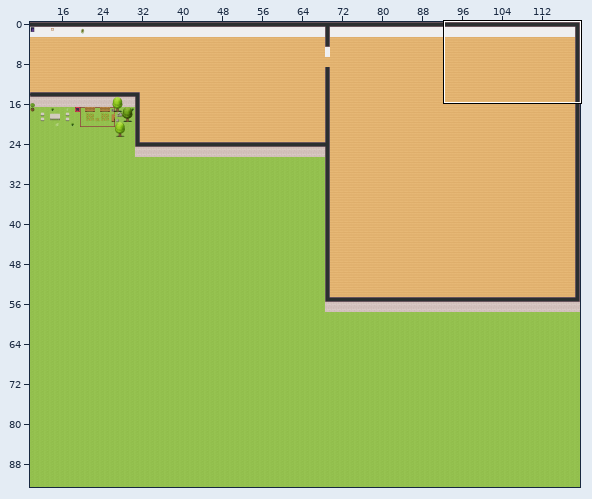
Tiled map (JSON) -- maps/map.tmj. Above, an overview of the earlier version with the close-up marked.
Close-up. Before the commit:
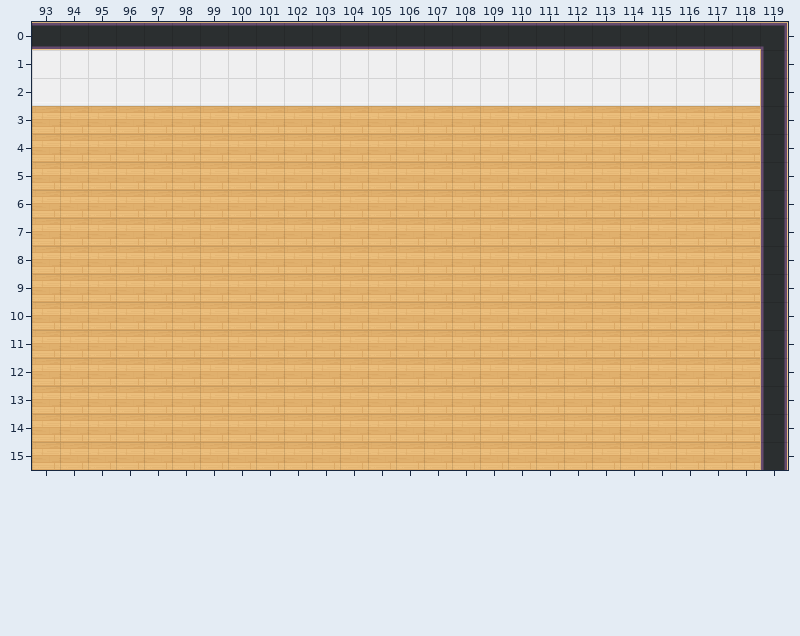
Cells are 32x32 px. Shown: x 93..119, y 0..15. The commit also changed other parts of the map, which this record leaves out.
After:
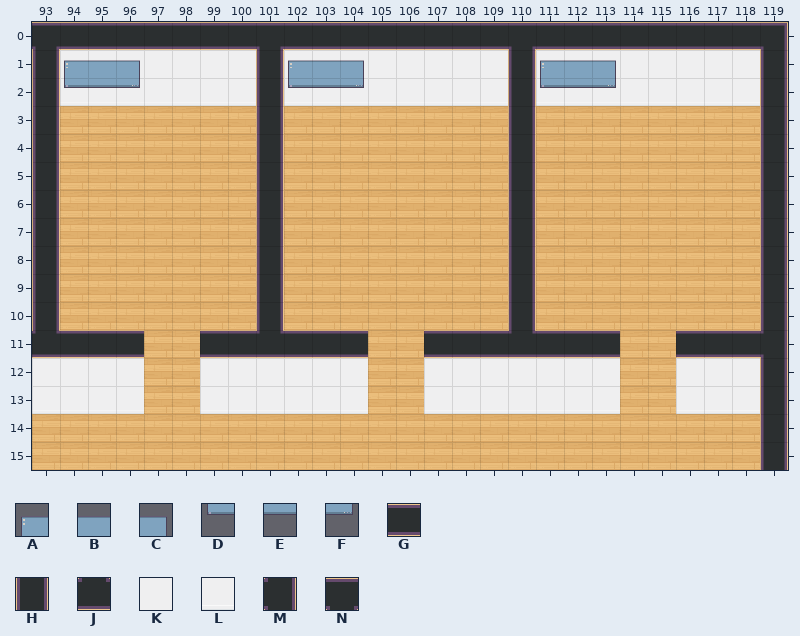
Key: from "WA_Miscellaneous": A 40, B 41, C 42, D 50, E 51, F 52; from "WA_Room_Builder": G 95, H 102, J 110, K 119, L 144, M 158, N 160.
_ is an empty cell.
Change:
Layer "walls/walls1":
The author put tile G in row 11 at x 94 to 96, 99 to 100, 102 to 104, 107 to 109, 111 to 113 and 116 to 118.
Tile K becomes tile H in row 1 at x 93, 101 and 110.
Tile L becomes tile H in row 2 at x 93, 101 and 110.
The author put tile H in rows 3 to 10 at x 93, 101 and 110.
The author put tile J in row 11 at x 93, 101 and 110.
The author put tile K in row 12 at x 93 to 96, 99 to 104, 107 to 113 and 116 to 118.
The author put tile L in row 13 at x 93 to 96, 99 to 104, 107 to 113 and 116 to 118.
Tile H becomes tile M in row 11 at x 119.
Tile G becomes tile N in row 0 at x 93, 101 and 110.
Layer "walls/walls2":
The author put tile A in row 1 at x 94, 102 and 111.
The author put tile B in row 1 at x 95, 103 and 112.
The author put tile C in row 1 at x 96, 104 and 113.
The author put tile D in row 2 at x 94, 102 and 111.
The author put tile E in row 2 at x 95, 103 and 112.
The author put tile F in row 2 at x 96, 104 and 113.
